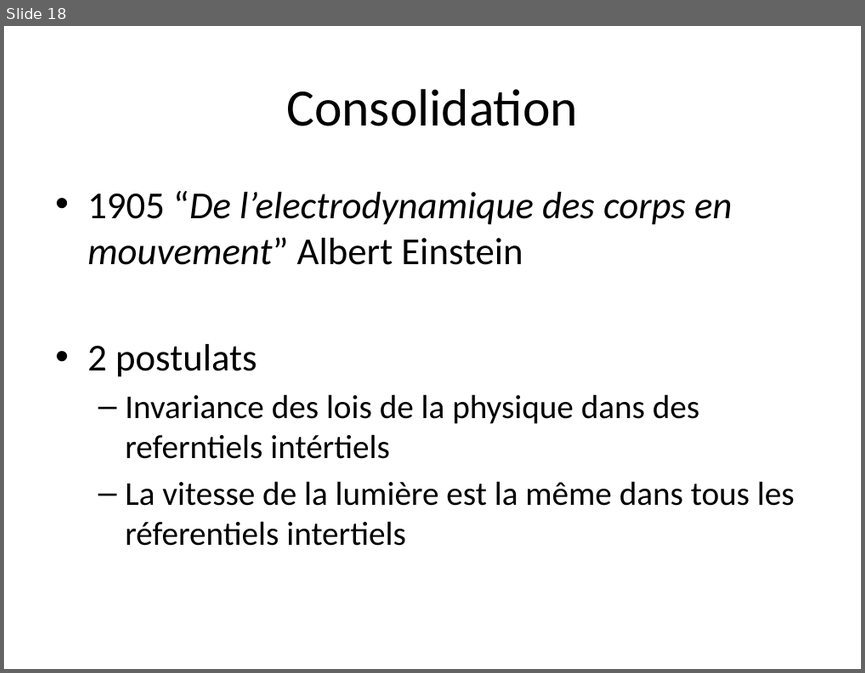
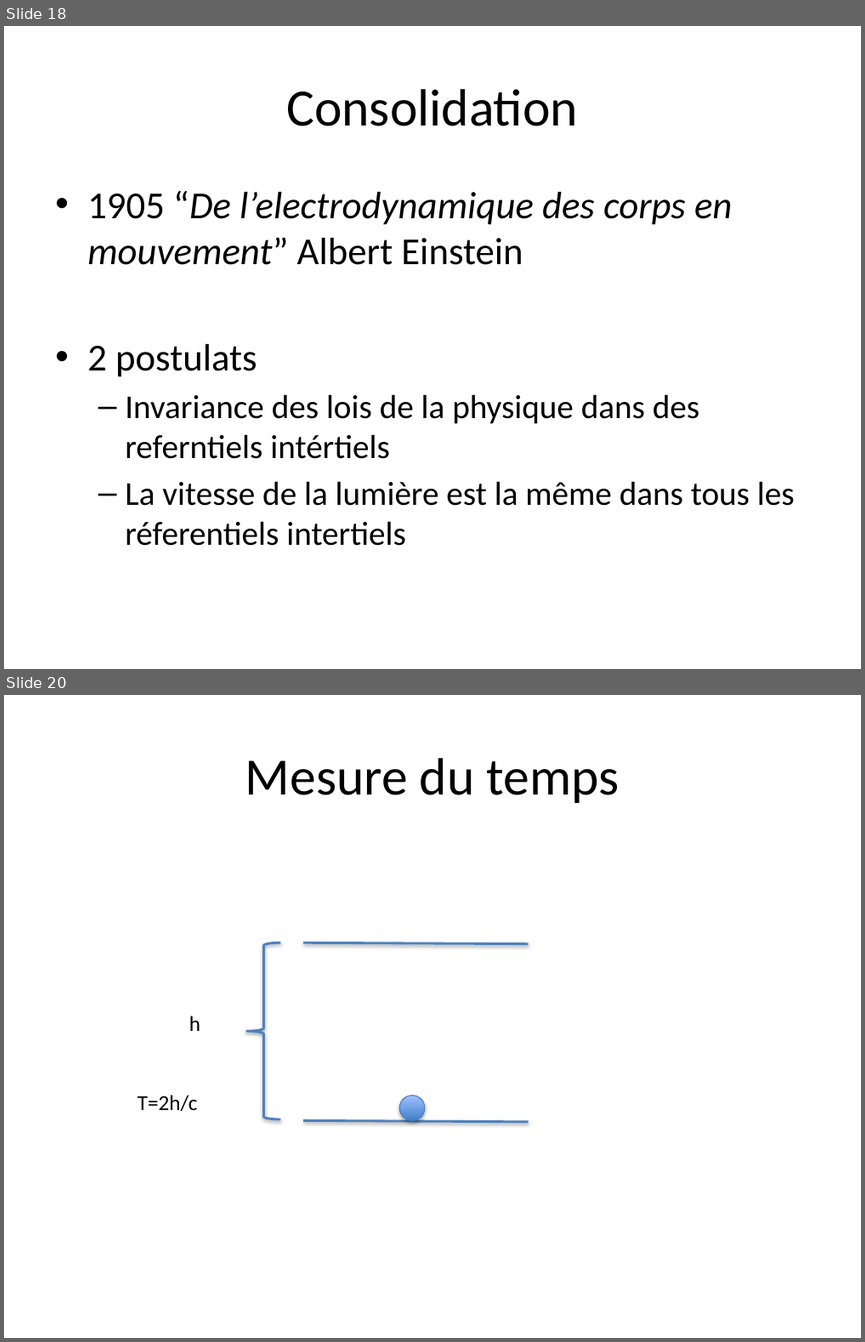
Before and after one commit to jraniero/relativity, a slide deck: Presentation1.pptx. Shown one above the other, each under a label of ours: slide 18 before the commit, slides 18 and 20 after it; the slides between them are not shown. The pictures are 865x673 and 865x1342 pixels, drawn with LibreOffice and Linux fonts; fonts in the diff are those of the drawing. Boxes give left, top, right and bottom in pixels: in the first picture for what was removed or moved away, otherwise in the second. Text is boxed around its words. In the diff, an @@ line names an element or a change of style, - is before the commit and + after.

```diff
--- a/Presentation1.pptx
+++ b/Presentation1.pptx
@@ slide 20 added at box(4, 695, 861, 1338), background #FFFFFF @@
@@ title added at box(245, 758, 619, 803), 44 pt, text #000000 @@
+Mesure du temps
@@ left brace added at box(246, 942, 280, 1119), outline #4F81BD 2 pt @@
@@ line added from (303, 942) to (528, 943), #4F81BD 2 pt @@
@@ text added at box(189, 1015, 200, 1031), 18 pt, text #000000 @@
+h
@@ text added at box(137, 1095, 198, 1111), 18 pt, text #000000 @@
+T=2h/c
@@ ellipse added at box(400, 1095, 425, 1120), fill gradient #3F80CE to #A4C4FF, outline #4B7EBC 0.75 pt @@
@@ line added from (303, 1120) to (528, 1122), #4F81BD 2 pt @@
```
Also in this commit, not shown: 7 other slides added.
